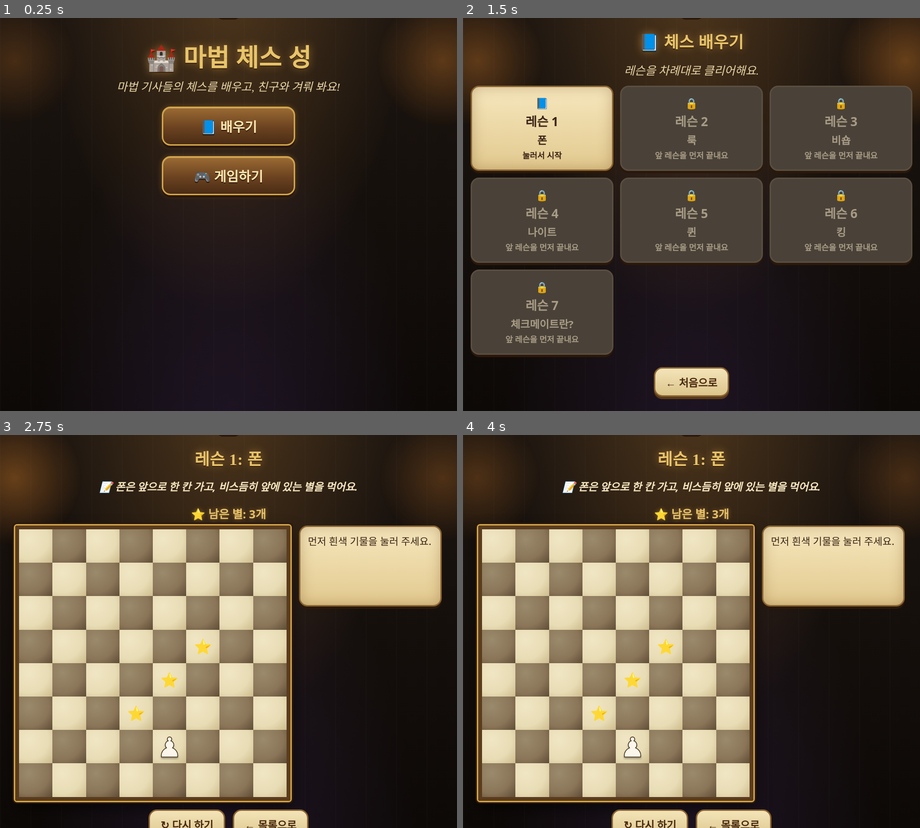
Above: before the commit, frames 1-4 (two rows, left to right).
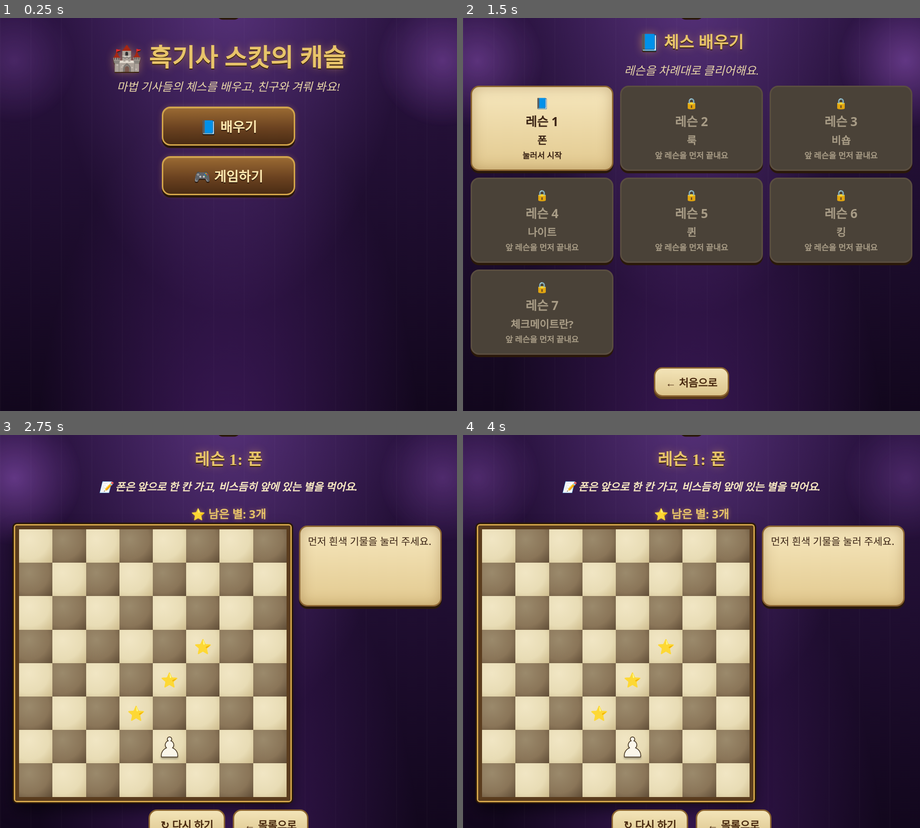
Above: after the commit, the same moments.

Repository: morabian7-ux/scotts-castle-chess
Game: browser game, page index.html
Same seed, same stepped clock (60 frames per second), same inputs: the game is played once before the commit and once after it.
Inputs (mouse positions are in pixels of both pictures, inside the frame that each line leads up to):
- Up to frame 1 (0.25 s): no input
- Up to frame 2 (1.5 s): click "📘 배우기" at 1.27 s
- Up to frame 3 (2.75 s): click "📘 레슨 1 폰 눌러서 시작" at 1.77 s; click (237, 745) at 1.87 s; click (201, 545) at 2.47 s
- Up to frame 4 (4 s): click (732, 580) at 3.07 s; click "↻ 다시 하기" at 3.27 s; click (732, 545) at 3.67 s

The runs differ from the first frame. In frame 1, 91% of the frame differs, in the area x 0-100%, y 0-100%; in frame 2, 47%; in frame 3, 44%; in frame 4, 44%.

Commit message:
제목을 '흑기사 스캇의 캐슬'로 바꾸고 배경을 보라색으로
- 브라우저 탭 제목과 시작 화면 제목 변경
- 성 배경과 횃불 빛을 보라색 분위기로 변경

Co-Authored-By: Claude Opus 5.5 <noreply@anthropic.com>

Diff:
--- a/index.html
+++ b/index.html
@@ -3,7 +3,7 @@
 <head>
 <meta charset="UTF-8">
 <meta name="viewport" content="width=device-width, initial-scale=1">
-<title>마법 체스 성</title>
+<title>흑기사 스캇의 캐슬</title>
 <style>
   :root {
     --board: min(70vh, 72vw, 600px);
@@ -133,23 +133,23 @@
     --parch-bot: #e2c98f;
     --edge: #8a6330;
   }
-  html, body { background: #120d0a; }
+  html, body { background: #160a24; }
   body {
     font-family: "Malgun Gothic", "맑은 고딕", system-ui, sans-serif;
     color: #f5e6c0;
-    background-color: #120d0a;
+    background-color: #160a24;
     background-image:
-      radial-gradient(ellipse at 50% -10%, rgba(255, 170, 70, .22), transparent 55%),
-      radial-gradient(ellipse at 50% 120%, rgba(90, 60, 140, .25), transparent 60%),
-      repeating-linear-gradient(90deg, rgba(255, 255, 255, .015) 0 2px, transparent 2px 64px),
-      linear-gradient(180deg, #1c1510 0%, #0d0907 100%);
+      radial-gradient(ellipse at 50% -10%, rgba(190, 120, 255, .30), transparent 55%),
+      radial-gradient(ellipse at 50% 120%, rgba(140, 60, 200, .35), transparent 60%),
+      repeating-linear-gradient(90deg, rgba(255, 255, 255, .018) 0 2px, transparent 2px 64px),
+      linear-gradient(180deg, #2a1340 0%, #12071d 100%);
     background-attachment: fixed;
   }
   /* 벽에 걸린 횃불 느낌의 흔들리는 빛 */
   body::before, body::after {
     content: ""; position: fixed; top: -60px; width: 300px; height: 300px;
     pointer-events: none; z-index: 0;
-    background: radial-gradient(circle, rgba(255, 150, 50, .35), transparent 65%);
+    background: radial-gradient(circle, rgba(200, 120, 255, .38), transparent 65%);
     animation: flicker 2.4s ease-in-out infinite alternate;
   }
   body::before { left: -120px; }
@@ -264,7 +264,7 @@
 
 <!-- 1. 시작 화면 -->
 <section id="home" class="screen active">
-  <h1>🏰 마법 체스 성</h1>
+  <h1>🏰 흑기사 스캇의 캐슬</h1>
   <p class="sub">마법 기사들의 체스를 배우고, 친구와 겨뤄 봐요!</p>
   <div class="menu">
     <button class="big" id="btnLearn">📘 배우기</button>
